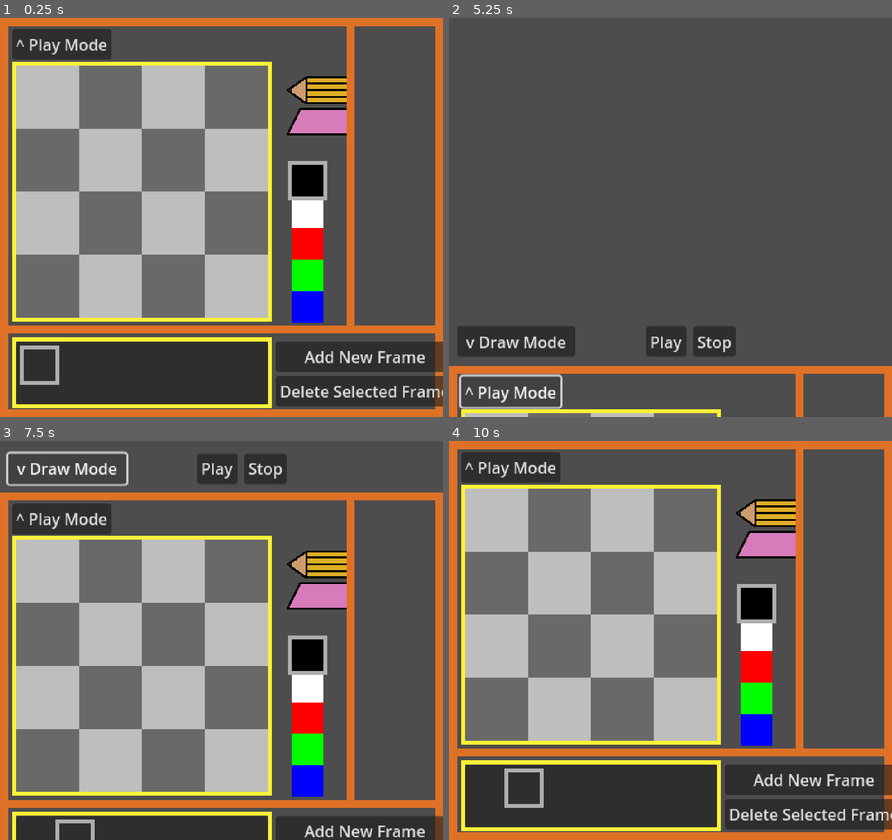
Above: before the commit, frames 1-4 (two rows, left to right).
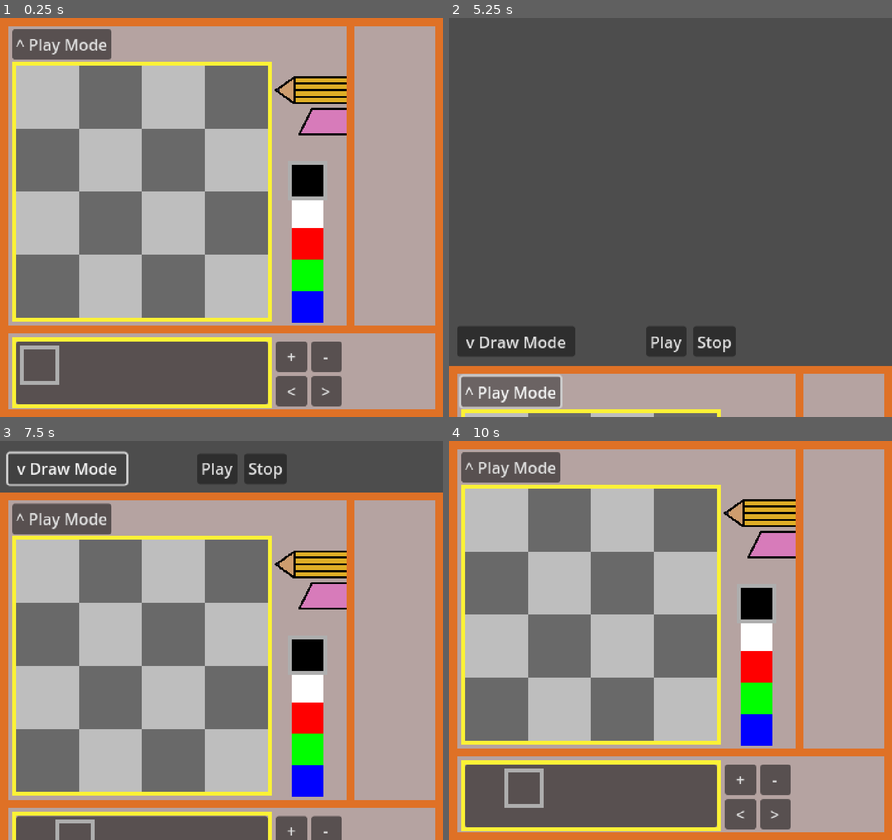
Above: after the commit, the same moments.

Repository: kennethbchen/Fireworkshop-Game
Game: Godot game, scene res://scenes/main.tscn
The game is run twice, just before and just after one commit, with the same random seed, the same clock (stepped at 60 frames per second) and the same inputs. Sound files missing from this copy of the repository are replaced by a short silence.
Inputs (mouse positions are in pixels of both pictures, inside the frame that each line leads up to; where the layout moved, square brackets give the same spot in the first picture):
- Up to frame 1 (0.25 s): no input
- Up to frame 2 (5.25 s): click (763, 89) [776, 89] at 0.5 s; click "Add New Frame" (after the commit: "+") at 1.25 s; click "Delete Selected Frame" (after the commit: "-") at 2 s; click (741, 389) at 2.75 s, where only the run after the commit has a clickable "<"; click (776, 389) at 3.5 s, where only the run after the commit has a clickable ">"; click "Add New Frame" (after the commit: "+") at 4.25 s; click "^ Play Mode" at 5 s
- Up to frame 3 (7.5 s): click "Play" at 5.75 s; click "Play" at 6.5 s; click "v Draw Mode" at 7.25 s
- Up to frame 4 (10 s): click "^ Play Mode" at 8 s; click "Stop" at 8.75 s; click "v Draw Mode" at 9.5 s

The runs differ from the first frame. In frame 1, 45% of the frame differs, in the area x 1-100%, y 2-99%; in frame 2, 8.7%; in frame 3, 35%; in frame 4, 45%.

Commit message:
Updated UI

Diff:
--- a/scenes/main.tscn
+++ b/scenes/main.tscn
@@ -10,6 +10,7 @@
 [ext_resource type="Script" path="res://scripts/grid_drawer.gd" id="4_swyph"]
 [ext_resource type="Script" path="res://scripts/tools/eraser_tool.gd" id="4_x4p8e"]
 [ext_resource type="Script" path="res://scripts/firework_controller.gd" id="6_11r1j"]
+[ext_resource type="Script" path="res://scenes/tool_container.gd" id="6_bon1c"]
 [ext_resource type="Script" path="res://scripts/swatch_picker.gd" id="6_f3tm5"]
 [ext_resource type="Texture2D" uid="uid://bdadtlhc46gtg" path="res://sprites/pencil_button/pencil_button_normal.png" id="6_lgtbe"]
 [ext_resource type="Texture2D" uid="uid://c8pmswn2xmwgj" path="res://sprites/ui.png" id="7_kl15m"]
@@ -25,6 +26,9 @@
 [ext_resource type="AudioStream" uid="uid://cn4ww8mi2xb1n" path="res://audio/firework_explosion/explosion_1.wav" id="12_scx8a"]
 [ext_resource type="SpriteFrames" uid="uid://c6amhny3q5yl7" path="res://animations/sample_explosion.tres" id="12_wq1f7"]
 
+[sub_resource type="StyleBoxFlat" id="StyleBoxFlat_ihsxb"]
+bg_color = Color(0.71, 0.637107, 0.6319, 1)
+
 [sub_resource type="StyleBoxEmpty" id="StyleBoxEmpty_vhad2"]
 
 [sub_resource type="StyleBoxFlat" id="StyleBoxFlat_tom0t"]
@@ -72,6 +76,16 @@
 grow_vertical = 2
 texture = ExtResource("7_kl15m")
 
+[node name="Panel" type="Panel" parent="CreateModeUI/TextureRect"]
+z_index = -1
+layout_mode = 1
+anchors_preset = 15
+anchor_right = 1.0
+anchor_bottom = 1.0
+grow_horizontal = 2
+grow_vertical = 2
+theme_override_styles/panel = SubResource("StyleBoxFlat_ihsxb")
+
 [node name="DrawingArea" type="TextureRect" parent="CreateModeUI"]
 offset_left = 16.0
 offset_top = 48.0
@@ -96,7 +110,7 @@
 offset_bottom = 140.0
 theme_override_styles/panel = SubResource("StyleBoxEmpty_vhad2")
 
-[node name="Tools" type="VBoxContainer" parent="CreateModeUI/ToolVisibilityClip"]
+[node name="Tools" type="Control" parent="CreateModeUI/ToolVisibilityClip"]
 layout_mode = 1
 anchors_preset = 8
 anchor_left = 0.5
@@ -109,15 +123,33 @@
 offset_bottom = 30.0
 grow_horizontal = 2
 grow_vertical = 2
+script = ExtResource("6_bon1c")
 
 [node name="PencilButton" type="TextureButton" parent="CreateModeUI/ToolVisibilityClip/Tools"]
-layout_mode = 2
+layout_mode = 1
+anchors_preset = 5
+anchor_left = 0.5
+anchor_right = 0.5
+offset_left = -42.5
+offset_right = 42.5
+offset_bottom = 28.0
+grow_horizontal = 2
 texture_normal = ExtResource("6_lgtbe")
 texture_pressed = ExtResource("7_njtke")
 texture_hover = ExtResource("8_bvipi")
 
 [node name="EraserButton" type="TextureButton" parent="CreateModeUI/ToolVisibilityClip/Tools"]
-layout_mode = 2
+layout_mode = 1
+anchors_preset = 7
+anchor_left = 0.5
+anchor_top = 1.0
+anchor_right = 0.5
+anchor_bottom = 1.0
+offset_left = -42.5
+offset_top = -28.0
+offset_right = 42.5
+grow_horizontal = 2
+grow_vertical = 0
 texture_normal = ExtResource("9_slqom")
 texture_pressed = ExtResource("10_1ouoa")
 texture_hover = ExtResource("11_p5osm")
@@ -223,19 +255,40 @@
 offset_right = 432.0
 offset_bottom = 392.0
 
-[node name="VBoxContainer" type="VBoxContainer" parent="CreateModeUI/FlipbookFrameControls"]
+[node name="VBoxContainer" type="GridContainer" parent="CreateModeUI/FlipbookFrameControls"]
 layout_mode = 0
 offset_left = 32.0
-offset_right = 213.0
+offset_right = 99.0
 offset_bottom = 66.0
+columns = 2
 
 [node name="AddFrameButton" type="Button" parent="CreateModeUI/FlipbookFrameControls/VBoxContainer"]
 layout_mode = 2
-text = "Add New Frame"
+size_flags_horizontal = 3
+size_flags_vertical = 3
+tooltip_text = "Add new frame"
+text = "+"
 
 [node name="DeleteSelectedFrameButton" type="Button" parent="CreateModeUI/FlipbookFrameControls/VBoxContainer"]
 layout_mode = 2
-text = "Delete Selected Frame"
+size_flags_horizontal = 3
+size_flags_vertical = 3
+tooltip_text = "Delete current frame"
+text = "-"
+
+[node name="MoveLeftButton" type="Button" parent="CreateModeUI/FlipbookFrameControls/VBoxContainer"]
+layout_mode = 2
+size_flags_horizontal = 3
+size_flags_vertical = 3
+tooltip_text = "Move current frame left"
+text = "<"
+
+[node name="MoveRightButton" type="Button" parent="CreateModeUI/FlipbookFrameControls/VBoxContainer"]
+layout_mode = 2
+size_flags_horizontal = 3
+size_flags_vertical = 3
+tooltip_text = "Move current frame right"
+text = ">"
 
 [node name="PlayModeButton" type="Button" parent="CreateModeUI"]
 offset_left = 12.0
--- /dev/null
+++ b/scenes/tool_container.gd
@@ -0,0 +1,34 @@
+extends Control
+
+@export var selected_x_offset: int = -12
+
+@onready var pencil = $PencilButton
+@onready var eraser = $EraserButton
+
+var pencil_selected: bool = true
+
+func _ready():
+
+	pencil_selected = false
+	_on_pencil_pressed()
+
+	pencil.pressed.connect(_on_pencil_pressed)
+	eraser.pressed.connect(_on_eraser_pressed)
+
+func _on_pencil_pressed():
+
+	if pencil_selected:
+		return
+
+	pencil_selected = true
+	pencil.position.x = selected_x_offset
+	eraser.position.x = -selected_x_offset
+
+func _on_eraser_pressed():
+
+	if not pencil_selected:
+		return
+
+	pencil_selected = false
+	pencil.position.x = -selected_x_offset
+	eraser.position.x = selected_x_offset
Not shown: 1 places in scenes/main.tscn that only renumber resources
